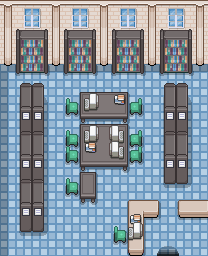
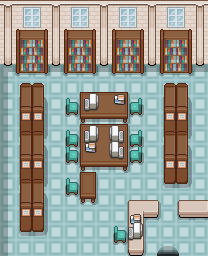
Two versions of the same layered image (208x256). Layer-by-layer changes:
removed group "Bookshelf 1" (1st of 2, in "Bookshelves") (2 layers) from group "Bookshelves" over [15, 29, 50, 76]
moved "Bookshelf 1" (in "Bookshelves") into group "Bookshelves", painted on it over [15, 29, 50, 76]
removed group "Bookshelf 2" (in "Bookshelves") (2 layers) from group "Bookshelves" over [63, 29, 98, 76]
removed layer "Bookshelf" (1st of 3, in "Bookshelves" › "Bookshelf 2") from group "Bookshelf 2" over [64, 29, 96, 74]
removed group "Bookshelf 3" (in "Bookshelves") (2 layers) from group "Bookshelves" over [111, 29, 146, 76]
removed group "Bookshelf 4" (in "Bookshelves") (2 layers) from group "Bookshelves" over [159, 29, 194, 76]
added layer "Bookshelf 2" (in "Bookshelves") in group "Bookshelves" over [63, 29, 98, 76]
added layer "Bookshelf 3" (in "Bookshelves") in group "Bookshelves" over [111, 29, 146, 76]
added layer "Bookshelf 4" (in "Bookshelves") in group "Bookshelves" over [159, 29, 194, 76]
removed layer "Shadow" (5th of 11, in "Sideways Bookshelves") (was 25%) from group "Sideways Bookshelves" over [19, 97, 48, 236]
removed layer "Shadow" (6th of 11, in "Sideways Bookshelves") (was 25%) from group "Sideways Bookshelves" over [163, 96, 192, 188]
renamed "Table" to "Table 2", painted on it over [79, 124, 130, 173]
removed layer "Shadow" (8th of 11, in "Tables" › "Table 2") (was 25%) from group "Table 2" over [79, 125, 130, 173]
renamed "Table" to "Table 1", painted on it over [79, 92, 130, 125]
removed layer "Shadow" (9th of 11, in "Tables" › "Table 1") (was 25%) from group "Table 1" over [79, 93, 130, 125]
renamed "Shadows" to "Pillars", opacity 25% → 100%, painted on it over [0, 7, 208, 66]
removed layer "Pillars" (in "Room" › "Wall") from group "Wall" over [0, 7, 208, 66]
painted on "Windows" over [23, 7, 185, 28]
painted on "Carpet" over [0, 64, 208, 256]
…and 52 more changes (9 added, 10 painted, 33 removed)
